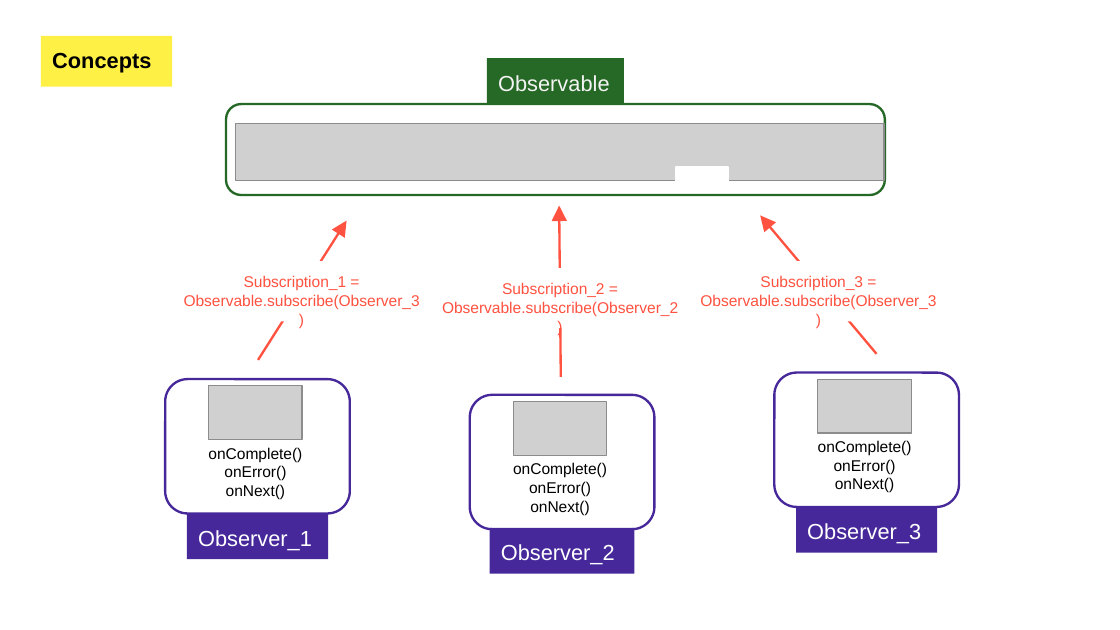
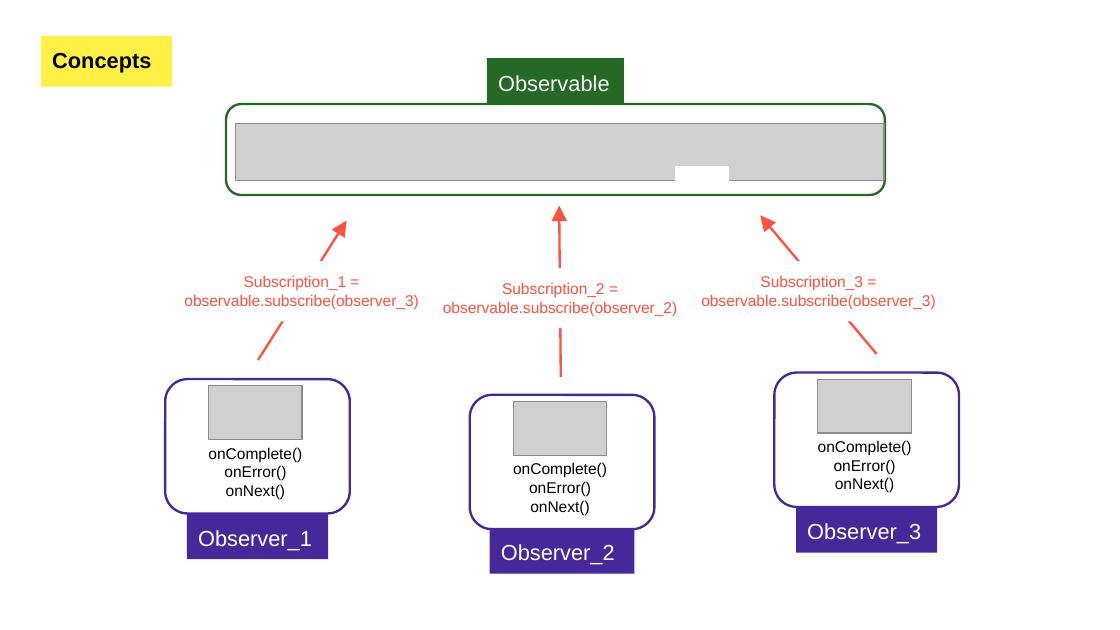
Before and after one commit to luciapayo/DroidconPresentation, a slide deck: slide 17 of Presentation/DroidconRx.potx.pptx. Drawn at 1120x630 pixels with LibreOffice and Linux fonts; fonts in the diff are those of the drawing; grey boxes stand for pictures; background and template pictures are left out. Boxes give left, top, right and bottom in pixels: in the first picture for what was removed or moved away, otherwise in the second. Text is boxed around its words. In the diff, an @@ line names an element or a change of style, - is before the commit and + after.

Commit message:
Logs and hot/cold observables

```diff
--- a/Presentation/DroidconRx.potx.pptx
+++ b/Presentation/DroidconRx.potx.pptx
@@ text at bbox=[184, 294, 418, 309]: text changed @@
-Observable.subscribe(Observer_3)
+observable.subscribe(observer_3)
@@ text at bbox=[701, 294, 935, 309]: text changed @@
-Observable.subscribe(Observer_3)
+observable.subscribe(observer_3)
@@ text at bbox=[443, 301, 677, 316]: text changed @@
-Observable.subscribe(Observer_2)
+observable.subscribe(observer_2)
```
Also in this commit, not shown: 15 other slides changed, 9 slides added, 3 slides removed, 2 other files.
